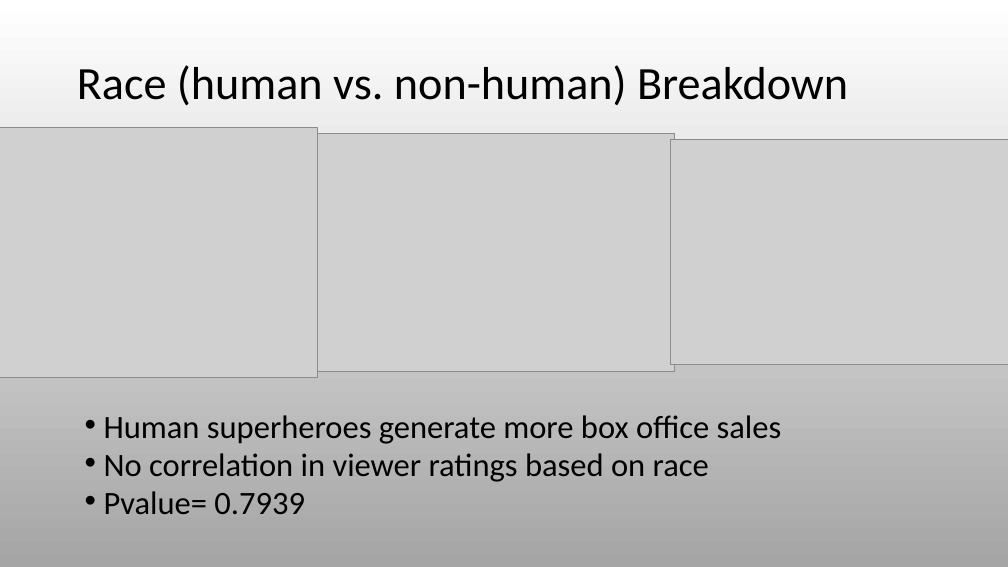
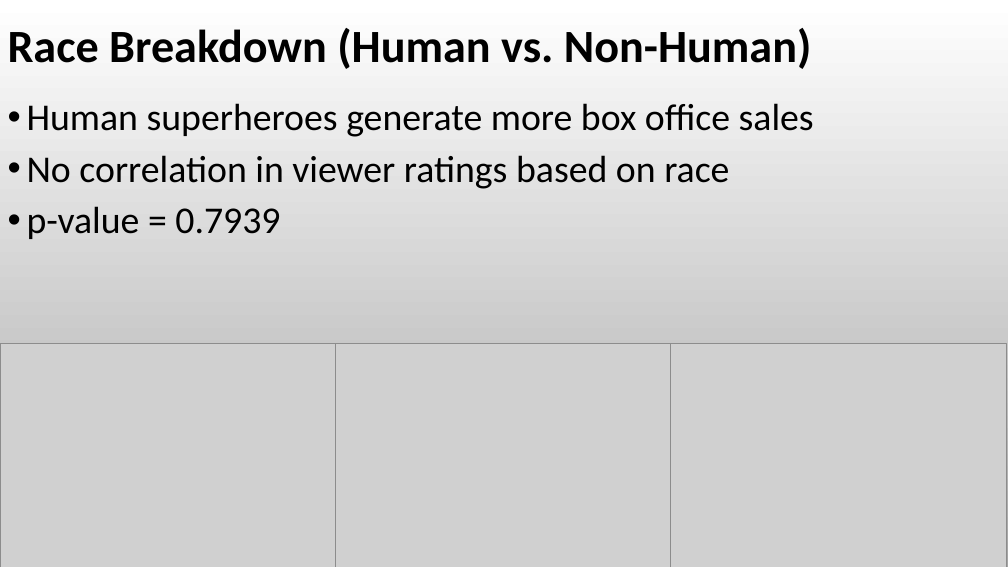
Before and after one commit to RyanSchraeder/Team-Aurora-Marvels, a slide deck: slide 16 of Project_1_Superheros.pptx (slide 15 before the commit). Drawn at 1008x567 pixels with LibreOffice and Linux fonts; fonts in the diff are those of the drawing; grey boxes stand for pictures. Boxes give left, top, right and bottom in pixels: in the first picture for what was removed or moved away, otherwise in the second. Text is boxed around its words. In the diff, an @@ line names an element or a change of style, - is before the commit and + after.

```diff
--- a/Project_1_Superheros.pptx
+++ b/Project_1_Superheros.pptx
@@ text at (x1=8, y1=28, x2=811, y2=69): text changed; bold on @@
-Race (human vs. non-human) Breakdown
+Race Breakdown (Human vs. Non-Human)
@@ text "Human superheroes generate more box ..." moved from (x1=104, y1=415, x2=782, y2=514) to (x1=27, y1=103, x2=814, y2=239) @@
@@ text at (x1=27, y1=103, x2=814, y2=189): size 31 to 36 pt in "Human superheroes generate more box office sales", "No correlation in viewer ratings based on ..."; line spacing 0.7 to 0.9 @@
@@ text at (x1=27, y1=206, x2=280, y2=239): text changed; size 31 to 36 pt @@
-• Pvalue= 0.7939
+• p-value = 0.7939
@@ picture resized from (x1=0, y1=128, x2=318, y2=378) to (x1=0, y1=343, x2=336, y2=567) @@
@@ picture resized from (x1=318, y1=133, x2=675, y2=371) to (x1=336, y1=343, x2=671, y2=567) @@
@@ picture moved from (x1=671, y1=140, x2=1008, y2=364) to (x1=671, y1=343, x2=1006, y2=567) @@
```
Also in this commit, not shown: 23 other slides changed, 1 slide added.
